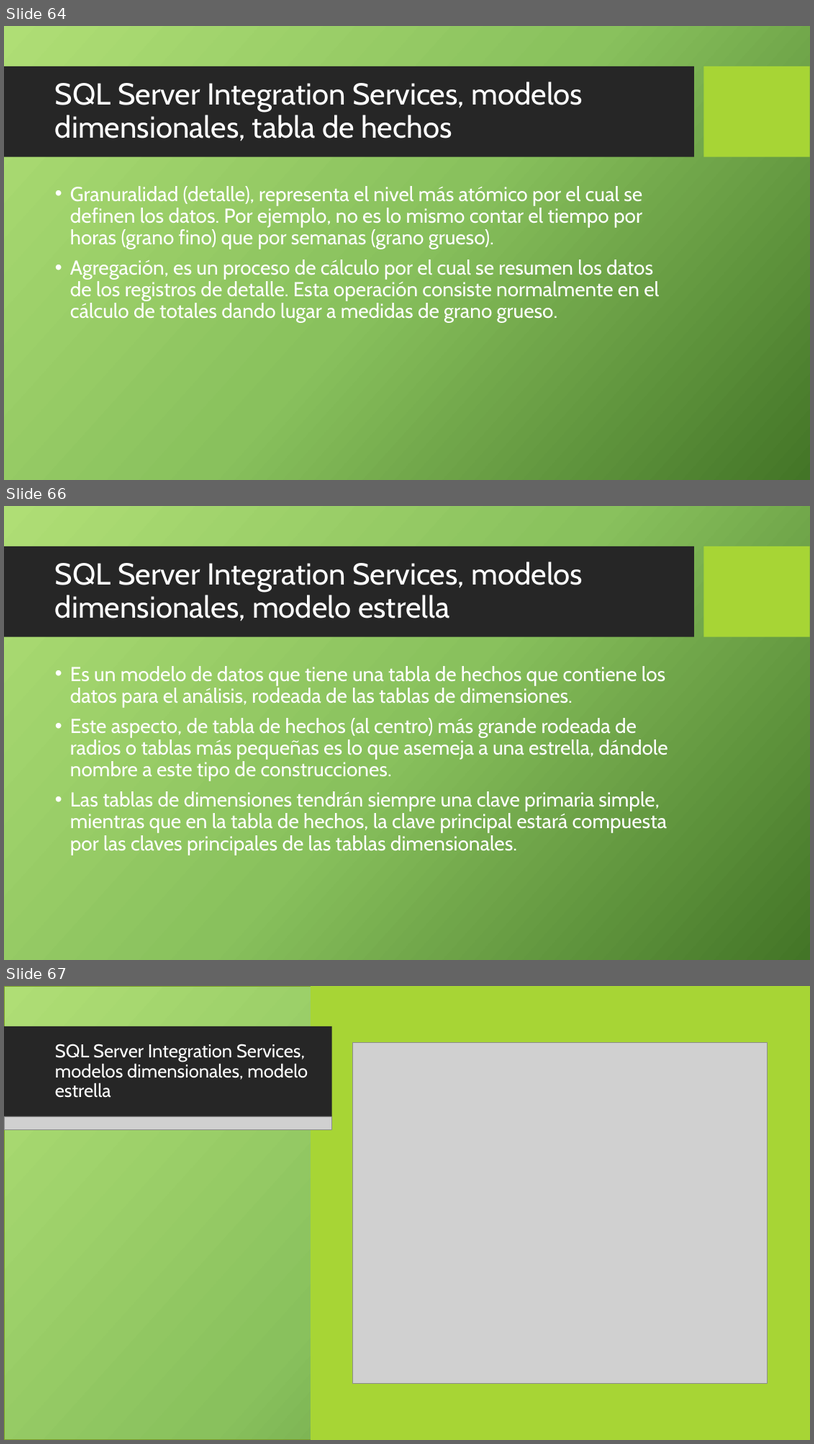
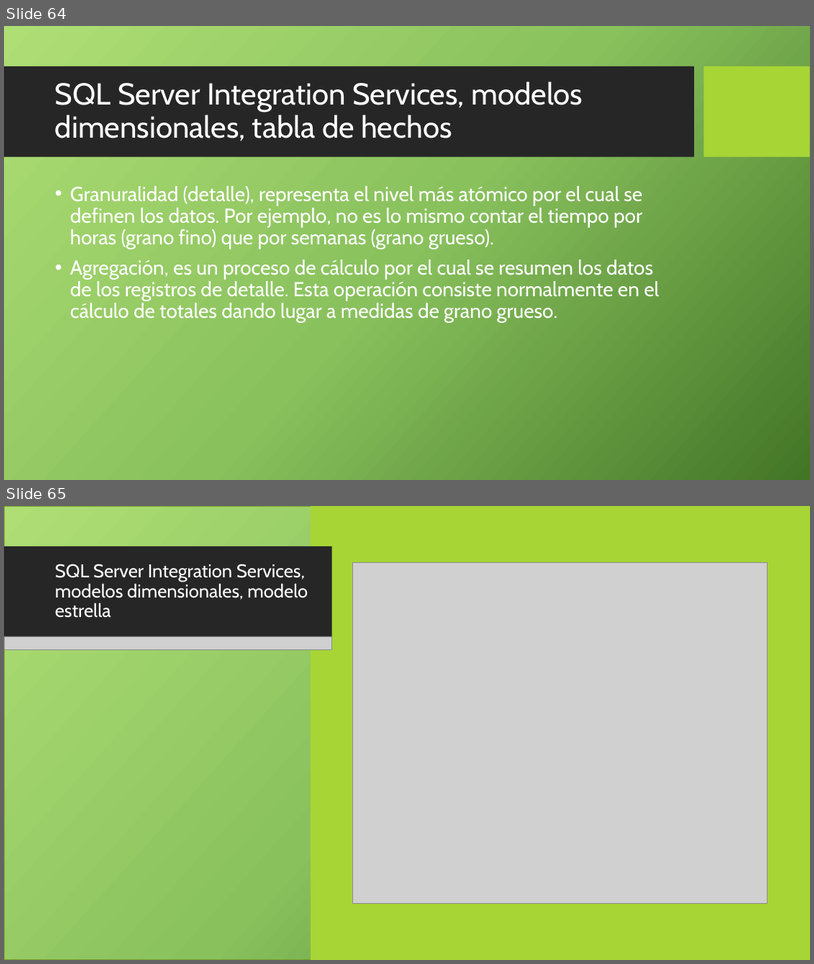
Before and after one commit to quesadaao/curso-sql-server-principiantes, a slide deck: presentaciones/01.pptx. Shown one above the other, each under a label of ours: slides 64, 66 and 67 before the commit, slides 64 and 65 after it; the slides between them are not shown. The pictures are 814x1444 and 814x964 pixels, drawn with LibreOffice and Linux fonts; fonts in the diff are those of the drawing; grey boxes stand for pictures; background and template pictures are left out. Boxes give left, top, right and bottom in pixels: in the first picture for what was removed or moved away, otherwise in the second. Text is boxed around its words. In the diff, an @@ line names an element or a change of style, - is before the commit and + after.

```diff
--- a/presentaciones/01.pptx
+++ b/presentaciones/01.pptx
@@ slide 66 removed at (4,506,810,960), background picture (left out); not listed: 2 template elements that a slide beside it also shows @@
@@ title removed at (55,561,583,621) @@
-SQL Server Integration Services, modelos dimensionales, modelo estrella
@@ text removed at (70,666,668,854) @@
-• Es un modelo de datos que tiene una tabla de hechos que contiene los datos para el análisis, rodeada de las tablas de dimensiones.
-• Este aspecto, de tabla de hechos (al centro) más grande rodeada de radios o tablas más pequeñas es lo que asemeja a una estrella, dándole nombre a este tipo de construcciones.
-• Las tablas de dimensiones tendrán siempre una clave primaria simple, mientras que en la tabla de hechos, la clave principal estará compuesta por las claves principales de las tablas dimensionales.
@@ what was slide 67 is now slide 65 @@
```
Also in this commit, not shown: 2 slides changed, 2 slides added, 3 other slides removed, 1 other file.
